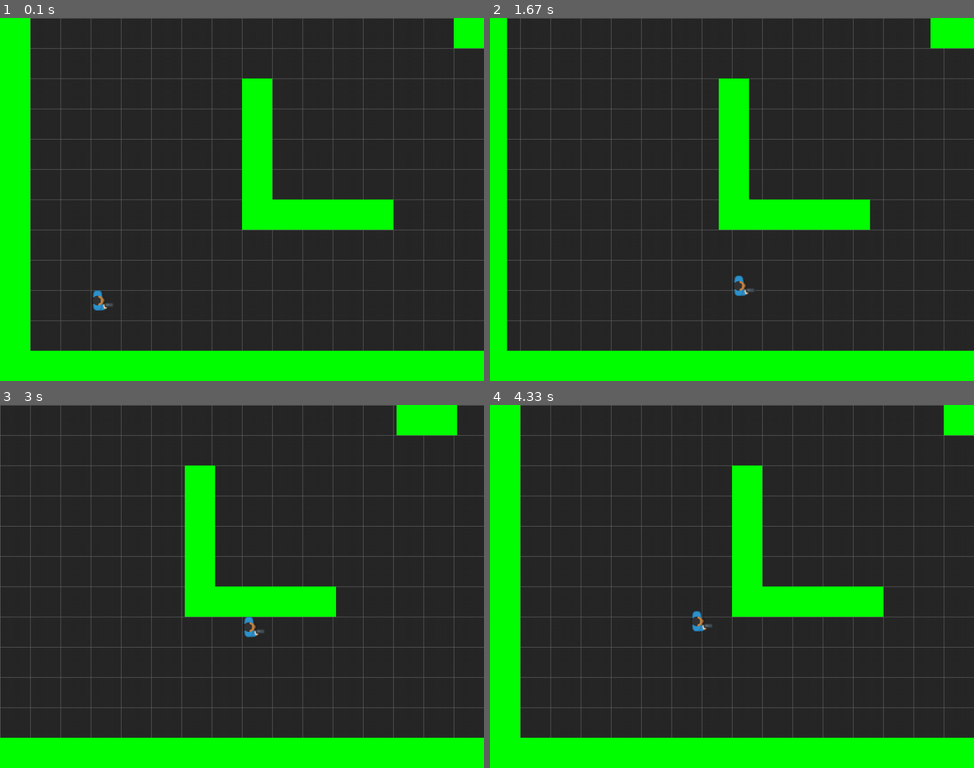
Above: before the commit, frames 1-4 (two rows, left to right).
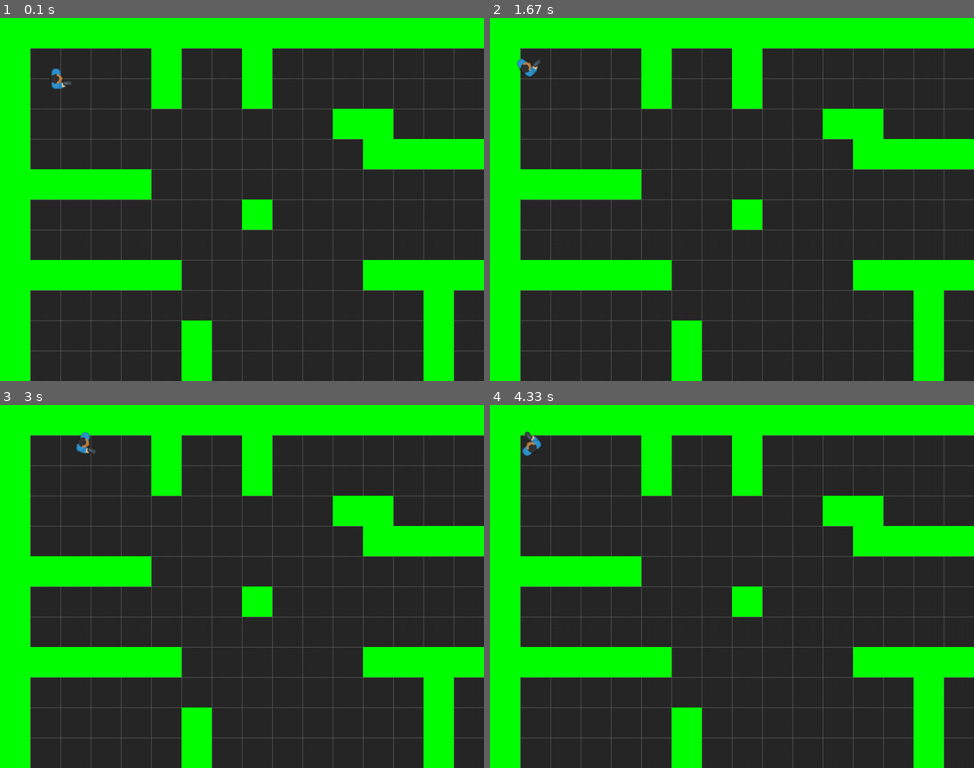
Above: after the commit, the same moments.

Repository: slepacusmiticus/visualstudiofiles
Game: pygame game, started from pygame/tiles_game/main.py
The game is run twice, just before and just after one commit, with the same random seed, the same clock (stepped at 60 frames per second) and the same inputs.
Inputs:
- Up to frame 1 (0.1 s): no input
- Up to frame 2 (1.67 s): hold S 0.33-0.8 s; hold Right 0.33-0.8 s; hold W 0.83-1.3 s; hold Right 0.83-1.3 s; hold Right from 1.33 s (still down)
- Up to frame 3 (3 s): release Right at 1.8 s; hold Up 1.83-2.13 s; hold Right 2.17-2.63 s; hold Left from 2.67 s (still down)
- Up to frame 4 (4.33 s): release Left at 3.2 s; hold Down 3.23-3.53 s; hold Left 3.57-3.97 s; hold Up from 4 s (still down)

The runs differ from the first frame. In frame 1, 31% of the frame differs, in the area x 6-100%, y 0-100%; in frame 2, 34%; in frame 3, 38%, in the area x 0-100%, y 0-100%; in frame 4, 31%.

Commit message:
rotation refactor

Diff:
--- a/pygame/tiles_game/main.py
+++ b/pygame/tiles_game/main.py
@@ -1,3 +1,4 @@
+#from pygame.tiles_game.settings import WHITE
 import pygame as pg
 import random, sys
 from os import path
@@ -21,6 +22,7 @@
         img_folder =path.join(game_folder, 'img')
         self.map = Map(path.join(game_folder, 'map.txt'))
         self.player_img = pg.image.load(path.join(img_folder,PLAYER_IMG)).convert_alpha()
+
     def new(self):
         #start a new game
         self.all_sprites = pg.sprite.Group()
@@ -66,6 +68,7 @@
         self.draw_grid()
         for sprite in self.all_sprites:
             self.screen.blit(sprite.image, self.camera.apply(sprite))
+        #pg.draw.rect(self.screen,WHITE,self.player.hit_rect,2)
         pg.display.flip()
 
     def events(self):
--- a/pygame/tiles_game/map.txt
+++ b/pygame/tiles_game/map.txt
@@ -1,24 +1,29 @@
-11111111111111111111111111111111
-1..............................1
-1..............................1
-1..............................1
-1..............................1
-1.......11111......11111.......1
-1.......1..............1.......1
-1.......1..............1.......1
-1.......1..............1.......1
-1.......1..............1.......1
-1..............................1
-1..............11..............1
-1..............11..............1
-1..............................1
-1.......1..............1.......1
-1.......1..............1.......1
-1.......1..............1.......1
-1.......1..............1.......1
-1.......11111......11111.......1
-1..............................1
-1..............................1
-1..P...........................1
-1..............................1
-11111111111111111111111111111111
+111111111111111111111111111111111
+1....1..1..........1...1........1
+1.P..1..1.......11..1...........1
+1..........11......11.....1.....1
+1...........11111111....1111.1111
+11111..................1....1...1
+1.......1..............1...1....1
+1......................1..1.....1
+111111......111111111111........1
+1.............1.................1
+1.....1.......1...........1111..1
+1.....1.......1.........11......1
+1.....1.............1111........1
+1.....1...........11.......111111
+1....11111..111111........1..1..1
+1....1.......1..........11......1
+1....1.......1......1111......1.1
+1....1.......1...111.....1.....11
+1....1.......1...1...11111..1...1
+1....1.......1......1....11111..1
+111111....11111....1..111.......1
+1........1....1..111......1111111
+1.......1.....1111....111.....1.1
+1......1......1..1............1.1
+1..1111.......1111..1.1.........1
+1.....1.......1..1..1.1.........1
+1.....1...11...1.1111..11111111.1
+1..........1...............1....1
+111111111111111111111111111111111
--- a/pygame/tiles_game/settings.py
+++ b/pygame/tiles_game/settings.py
@@ -1,3 +1,4 @@
+import pygame as pg
 WIDTH = 1024
 HEIGHT =768
 FPS =60
@@ -21,4 +22,6 @@
 
 #player settings
 PLAYER_SPEED = 350
+PLAYER_ROT_SPEED = 250
 PLAYER_IMG = 'manBlue_gun.png'
+PLAYER_HIT_RECT= pg.Rect(0,0,35,35)
--- a/pygame/tiles_game/sprites.py
+++ b/pygame/tiles_game/sprites.py
@@ -1,3 +1,4 @@
+from tile_map import collide_hit_rect
 import pygame as pg
 from settings import *
 vec =pg.math.Vector2
@@ -9,55 +10,60 @@
         self.game =game
         self.image = game.player_img
         self.rect= self.image.get_rect()
+        self.hit_rect = PLAYER_HIT_RECT
+        self.hit_rect.center = self.rect.center
         self.vel=vec(0,0)
         self.pos = vec(x,y)*TILESIZE
+        self.rot = 0
 
     def get_keys(self):
+        self.rot_speed = 0
         self.vel=vec(0,0)
         self.vx,self.vy = 0,0
         keys = pg.key.get_pressed()
         if keys[pg.K_LEFT]or keys[pg.K_a]:
-            self.vel.x = -PLAYER_SPEED
+            self.rot_speed = PLAYER_ROT_SPEED
         if keys[pg.K_RIGHT]or keys[pg.K_d]:
-            self.vel.x = PLAYER_SPEED
+            self.rot_speed = -PLAYER_ROT_SPEED
         if keys[pg.K_UP]or keys[pg.K_w]:
-            self.vel.y = -PLAYER_SPEED
+            self.vel = vec(PLAYER_SPEED,0).rotate(-self.rot)
         if keys[pg.K_DOWN]or keys[pg.K_s]:
-            self.vel.y = PLAYER_SPEED
-        # if diag speed > ortogonal speed fo this to fix/ equal them
-        if self.vel.x != 0 and self.vel.y !=0:
-            self.vel *= 0.7071
+            self.vel = vec(-PLAYER_SPEED/2,0).rotate(-self.rot)
 
 
 
     def collide_with_walls(self,dir):
         if dir == 'x':
-            hits = pg.sprite.spritecollide(self,self.game.walls,False)
+            hits = pg.sprite.spritecollide(self,self.game.walls,False,collide_hit_rect)
             if hits:
                 if self.vel.x > 0:
-                    self.pos.x = hits[0].rect.left - self.rect.width
+                    self.pos.x = hits[0].rect.left - self.hit_rect.width/2
                 if self.vel.x < 0:
-                    self.pos.x = hits[0].rect.right
+                    self.pos.x = hits[0].rect.right+self.hit_rect.width/2
                 self.vel.x = 0
-                self.rect.x = self.pos.x
+                self.hit_rect.centerx = self.pos.x
         if dir == 'y':
-            hits = pg.sprite.spritecollide(self,self.game.walls,False)
+            hits = pg.sprite.spritecollide(self,self.game.walls,False,collide_hit_rect)
             if hits:
                 if self.vel.y >0:
-                    self.pos.y=hits[0].rect.top - self.rect.height
+                    self.pos.y=hits[0].rect.top - self.hit_rect.height/2
                 if self.vel.y <0:
-                    self.pos.y=hits[0].rect.bottom
+                    self.pos.y=hits[0].rect.bottom +self.hit_rect.height /2
                 self.vel.y = 0
-                self.rect.y =self.pos.y
+                self.hit_rect.centery =self.pos.y
 
     def update(self):
         self.get_keys()
+        self.rot =(self.rot+self.rot_speed *self.game.dt)%360
+        self.image=pg.transform.rotate(self.game.player_img,self.rot )
+        self.rect=self.image.get_rect()
+        self.rect.center = self.pos
         self.pos += self.vel *self.game.dt
-        self.rect.x = self.pos.x
+        self.hit_rect.centerx = self.pos.x
         self.collide_with_walls('x')
-        self.rect.y = self.pos.y
+        self.hit_rect.centery = self.pos.y
         self.collide_with_walls('y')
-
+        self.rect.center =self.hit_rect.center
 
 class Wall(pg.sprite.Sprite):
     def __init__(self,game,x,y):
--- a/pygame/tiles_game/tile_map.py
+++ b/pygame/tiles_game/tile_map.py
@@ -3,10 +3,14 @@
 from settings import *
 
 
+def collide_hit_rect(one, two):
+    return one.hit_rect.colliderect(two.rect)
+
+
 class Map:
     def __init__(self,filename):
         self.data =[]
-        with open(path.join(filename), 'rt')as f:
+        with open(filename, 'rt')as f:
             for line in f:
                 self.data.append(line.strip())
         self.tilewidth = len(self.data[0])
@@ -24,8 +28,8 @@
         return entity.rect.move(self.camera.topleft)
 
     def update(self,target):
-        x = -target.rect.x +(int(WIDTH/2))
-        y = -target.rect.y +(int(HEIGHT/2))
+        x = -target.rect.centerx +(int(WIDTH/2))
+        y = -target.rect.centery +(int(HEIGHT/2))
 
         # limit scrolling to map size
         x= min(0,x)  # left
